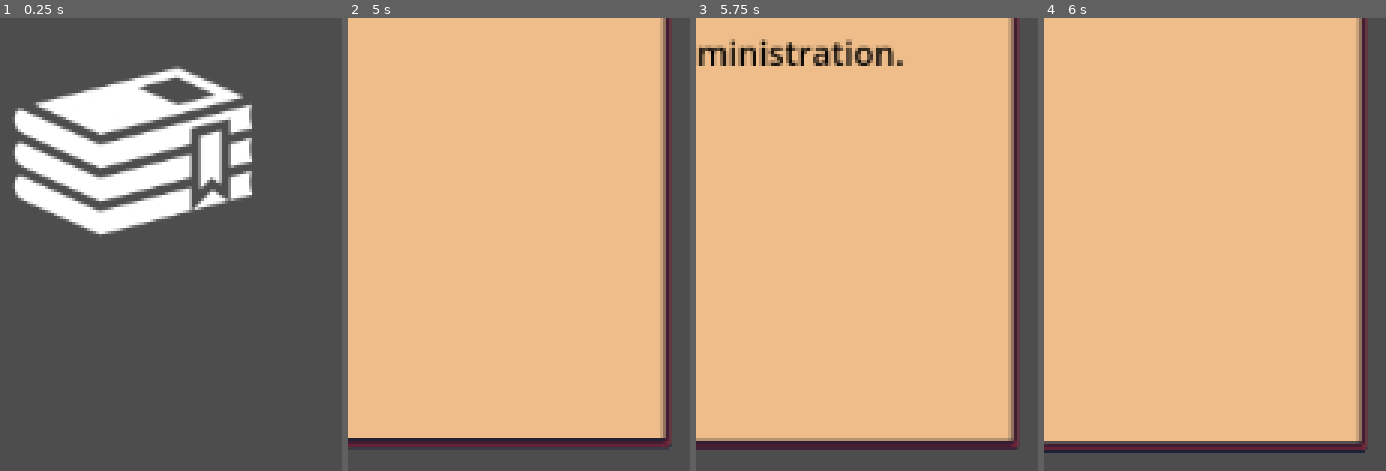
Above: before the commit, frames 1-4 (left to right).
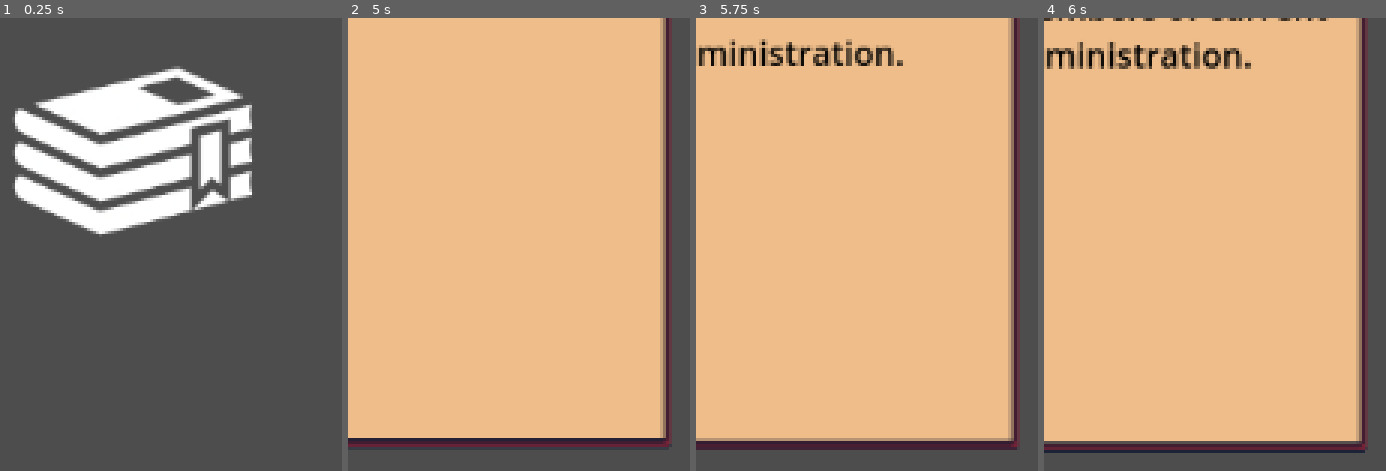
Above: after the commit, the same moments.

Repository: Maaack/gwj78
Game: Godot game, scene res://scenes/game_scene.tscn
Same seed, same stepped clock (60 frames per second), same inputs: the game is played once before the commit and once after it.
Inputs (mouse positions are in pixels of both pictures, inside the frame that each line leads up to):
- Up to frame 1 (0.25 s): no input
- Up to frame 2 (5 s): click (481, 149) at 0.5 s; click (481, 149) at 1.25 s; click (481, 149) at 2 s; tap Enter at 2.75, 4.25 s; move the mouse to (481, 153) at 2.77 s; click (481, 153) at 2.92 s; tap Space at 3.5 s; move the mouse to (481, 153) at 3.52 s; click (481, 153) at 3.67 s; move the mouse to (481, 158) at 4.27 s; click (481, 158) at 4.42 s
- Up to frame 3 (5.75 s): tap Space at 5 s; move the mouse to (829, 158) at 5.02 s; click (829, 158) at 5.17 s
- Up to frame 4 (6 s): tap Enter at 5.75 s; move the mouse to (1177, 158) at 5.77 s; click (1177, 158) at 5.92 s

Frames 1-3 are identical in both runs. In frame 4, 2.4% of the frame differs, in the area x 0-84%, y 0-12%.

Commit message:
Improves highlighting logic.

Diff:
--- a/scenes/document_base.gd
+++ b/scenes/document_base.gd
@@ -6,6 +6,8 @@
 signal mouse_entered
 signal mouse_exited
 
+var is_mouse_over : bool = false
+
 @export_multiline var content : String :
 	set(value):
 		content = value
@@ -13,9 +15,11 @@
 			%DocumentBody.text = content
 
 func _on_area_2d_mouse_entered():
+	is_mouse_over = true
 	mouse_entered.emit()
 
 func _on_area_2d_mouse_exited():
+	is_mouse_over = false
 	mouse_exited.emit()
 
 func _ready():
--- a/scenes/game_scene.gd
+++ b/scenes/game_scene.gd
@@ -18,8 +18,8 @@
 	var document_instance : DocumentBase = document_scene.instantiate()
 	document_instance.position = _last_mouse_position
 	document_instance.content = next_document.content
-	document_instance.mouse_entered.connect(_highlight_document.bind(document_instance))
-	document_instance.mouse_exited.connect(_unhighlight_document.bind(document_instance))
+	document_instance.mouse_entered.connect(_update_highlighted_document)
+	document_instance.mouse_exited.connect(_update_highlighted_document)
 	%ActiveContainer.add_child(document_instance)
 	_active_document = document_instance
 
@@ -50,12 +50,16 @@
 	_documents = documents.duplicate()
 	_documents.shuffle()
 
-func _highlight_document(document_node : Node2D):
-	_highlighted_document = document_node
-
-func _unhighlight_document(document_node : Node2D):
-	if _highlighted_document == document_node:
-		_highlighted_document = null
+func _update_highlighted_document():
+	var _first_doc_
+	var container_children : Array = %Container.get_children()
+	container_children.reverse()
+	for child in container_children:
+		if child is DocumentBase:
+			if child.is_mouse_over:
+				_highlighted_document = child
+				return
+	_highlighted_document = null
 
 func _input(event):
 	if event is InputEventMouseMotion:
